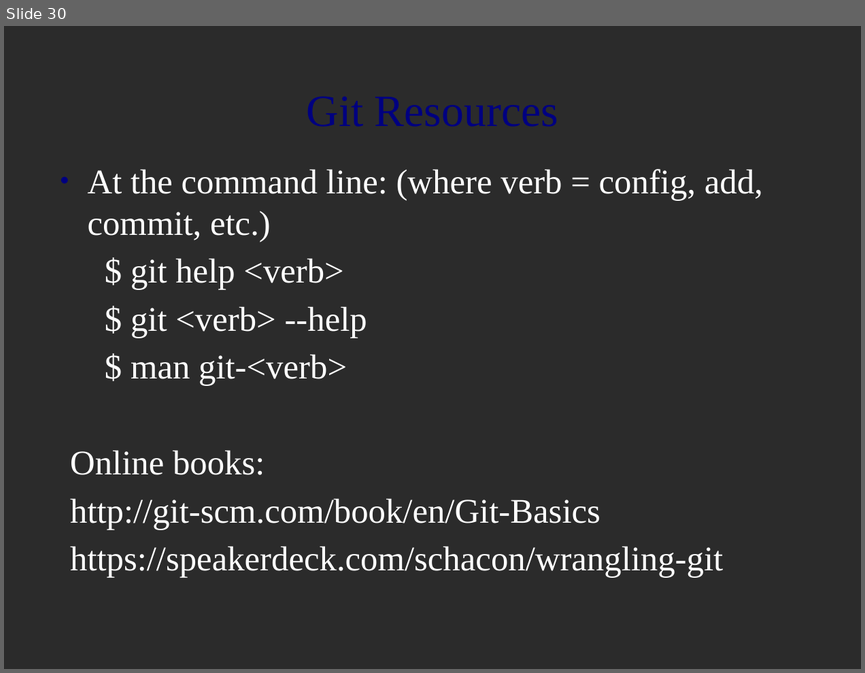
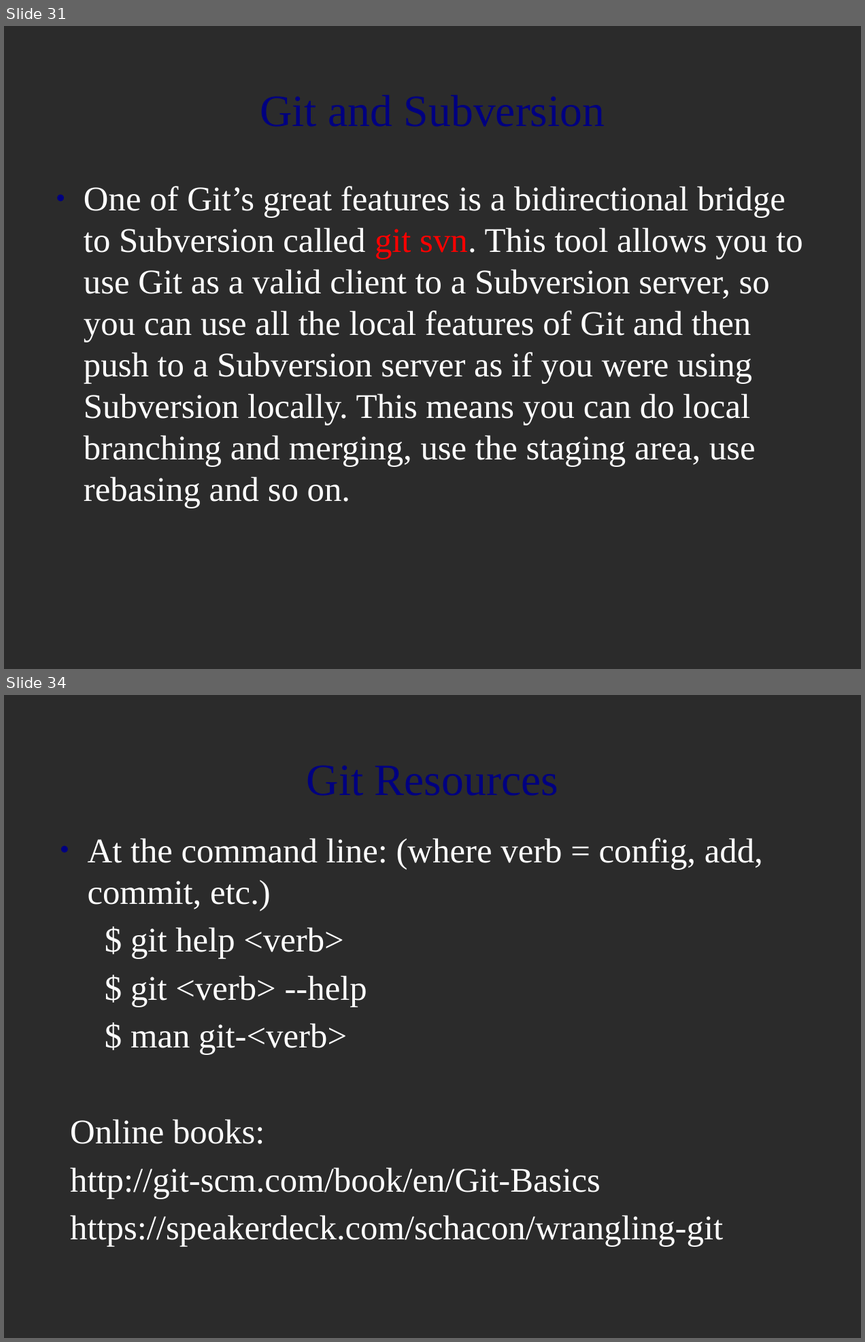
Before and after one commit to MariamP/myRepo, a slide deck: git_intro.odp. Shown one above the other, each under a label of ours: slide 30 before the commit, slides 31 and 34 after it; the slides between them are not shown. The pictures are 865x673 and 865x1342 pixels, drawn with LibreOffice and Linux fonts; fonts in the diff are those of the drawing; background and template pictures are left out; a plain dark background stands for a picture behind light text. Boxes give left, top, right and bottom in pixels: in the first picture for what was removed or moved away, otherwise in the second. Text is boxed around its words. In the diff, an @@ line names an element or a change of style, - is before the commit and + after.

Commit message:
- Added information about git submodules and git-svn tool.

```diff
--- a/git_intro.odp
+++ b/git_intro.odp
@@ slide 31 added at (4, 26, 861, 669), background picture (left out) @@
@@ text added at (84, 186, 802, 508), 32 pt, text #FFFFFF @@
+● One of Git’s great features is a bidirectional bridge to Subversion called git svn. This tool allows you to use Git as a valid client to a Subversion server, so you can use all the local features of Git and then push to a Subversion server as if you were using Subversion locally. This means you can do local branching and merging, use the staging area, use rebasing and so on.
@@ title added at (217, 310, 683, 377), 41.4 pt, text #000080 @@
+Git and Subversion
@@ what was slide 30 is now slide 34 @@
```
Also in this commit, not shown: 1 slide changed, 3 other slides added.
